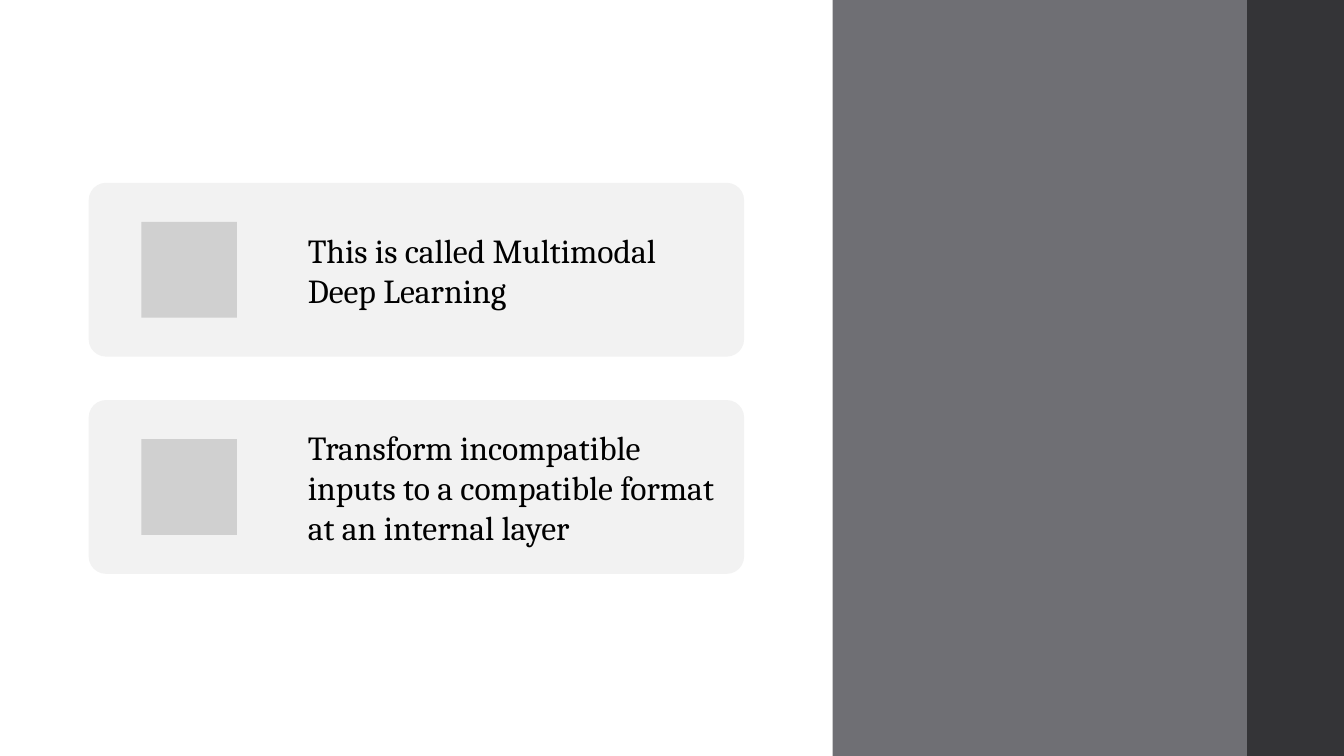
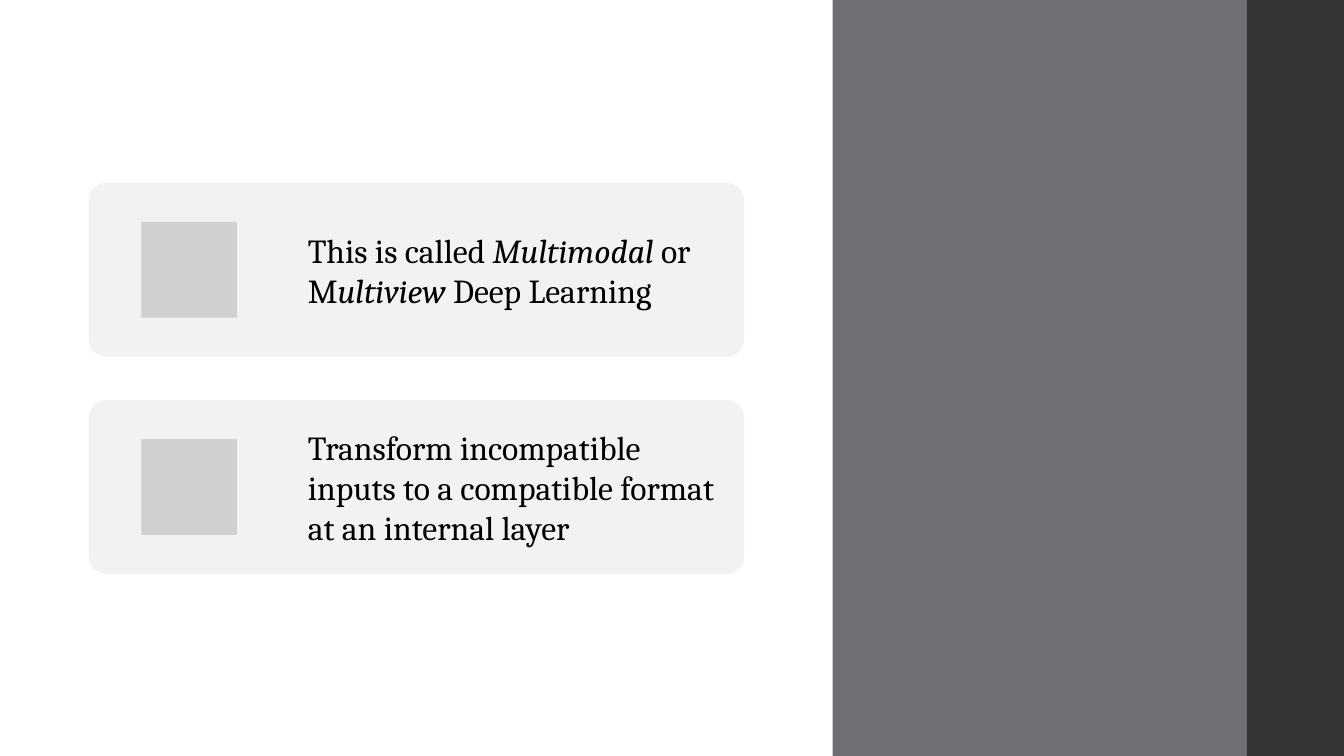
Before and after one commit to landonbuell/Buell-Senior-Thesis, a slide deck: slide 20 of JMMPaper/Musical Instrument Classification Using a Hybrid Neural Network BuellShortv2.pptx. Drawn at 1344x756 pixels with LibreOffice and Linux fonts; fonts in the diff are those of the drawing; grey boxes stand for pictures. Boxes give left, top, right and bottom in pixels: in the first picture for what was removed or moved away, otherwise in the second. Text is boxed around its words. In the diff, an @@ line names an element or a change of style, - is before the commit and + after.

```diff
--- a/JMMPaper/Musical Instrument Classification Using a Hybrid Neural Network BuellShortv2.pptx
+++ b/JMMPaper/Musical Instrument Classification Using a Hybrid Neural Network BuellShortv2.pptx
@@ text at box(308, 239, 690, 311): text changed @@
-This is called Multimodal Deep Learning
+This is called Multimodal or Multiview Deep Learning
```
Also in this commit, not shown: 5 other slides changed.
